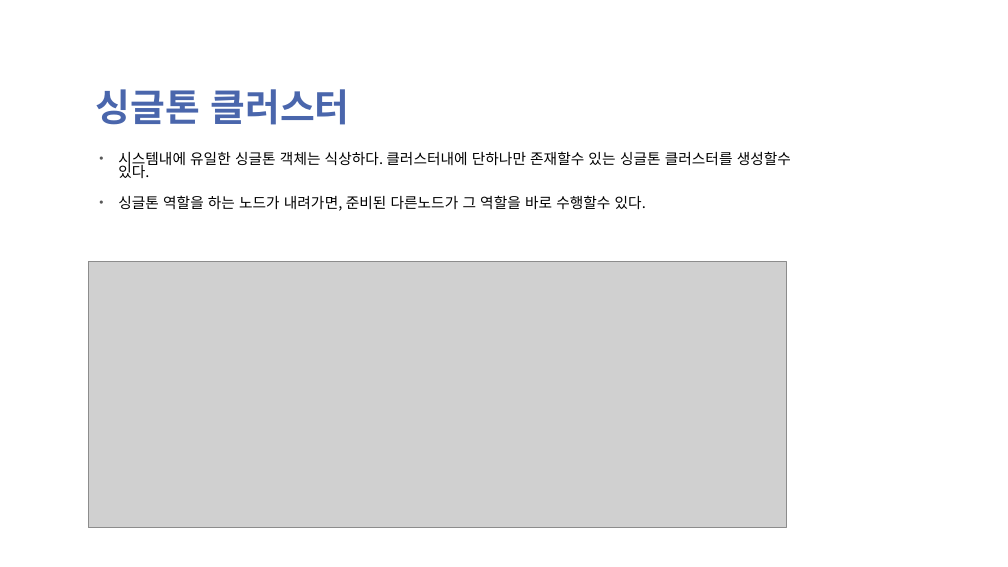
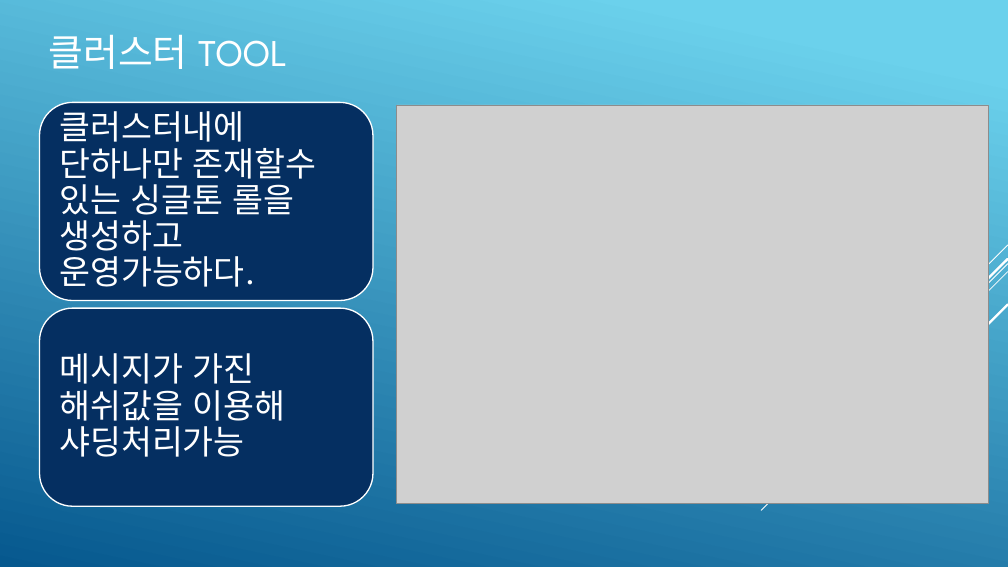
Before and after one commit to psmon/AkkaForNetCore, a slide deck: slide 21 of Doc/AKKA Introduce.pptx. Drawn at 1008x567 pixels with LibreOffice and Linux fonts; fonts in the diff are those of the drawing; grey boxes stand for pictures; background and template pictures are left out. Boxes give left, top, right and bottom in pixels: in the first picture for what was removed or moved away, otherwise in the second. Text is boxed around its words. In the diff, an @@ line names an element or a change of style, - is before the commit and + after.

```diff
--- a/Doc/AKKA Introduce.pptx
+++ b/Doc/AKKA Introduce.pptx
@@ background picture (left out) to gradient #6ED2EB to #06588E @@
@@ title "클러스터 TOOL" at [48,34,287,69]: vertical alignment bottom to middle @@
@@ title at [48,34,287,69]: text changed; font Noto Sans CJK KR to League Spartan; text colour #4A66AC to #FFFFFF; bold off @@
-싱글톤 클러스터
+클러스터 TOOL
@@ picture: place and size @@
-picture at [88,262,786,528]
+picture at [397,105,989,504]
@@ text removed at [118,151,791,211] @@
-• 시스템내에 유일한 싱글톤 객체는 식상하다. 클러스터내에 단하나만 존재할수 있는 싱글톤 클러스터를 생성할수 있다.
-• 싱글톤 역할을 하는 노드가 내려가면, 준비된 다른노드가 그 역할을 바로 수행할수 있다.
@@ group added at [761,245,1008,510]: 5 lines @@
@@ group added at [39,102,373,507]: 2 rounded rectangles, 2 texts @@
+클러스터내에 단하나만 존재할수 있는 싱글톤 롤을 생성하고 운영가능하다.
+메시지가 가진 해쉬값을 이용해 샤딩처리가능
```
Also in this commit, not shown: 21 other slides changed.
